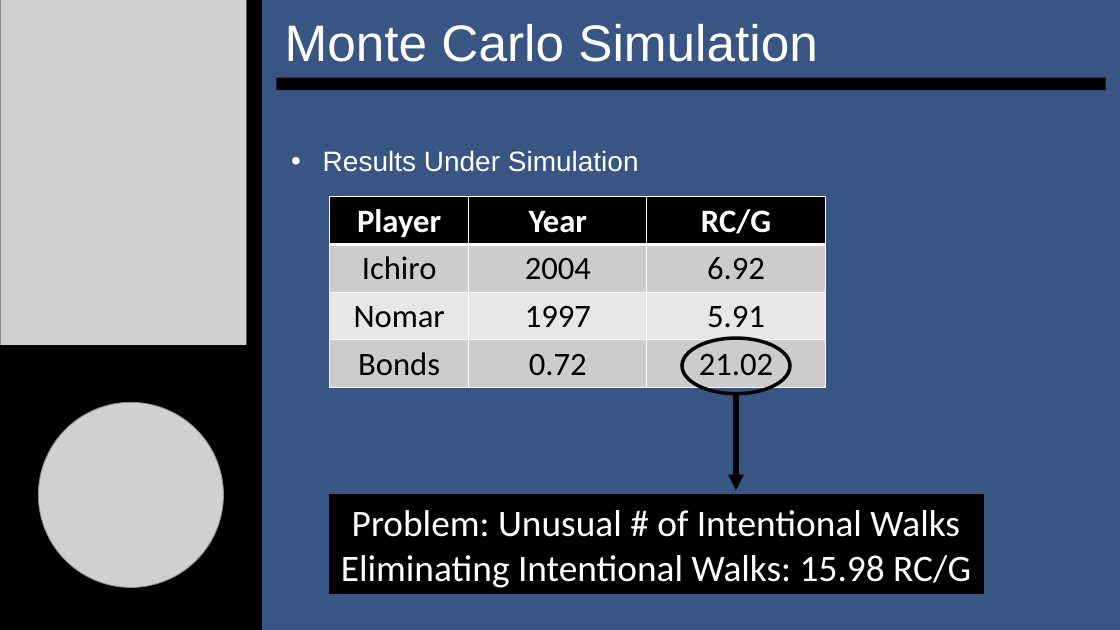
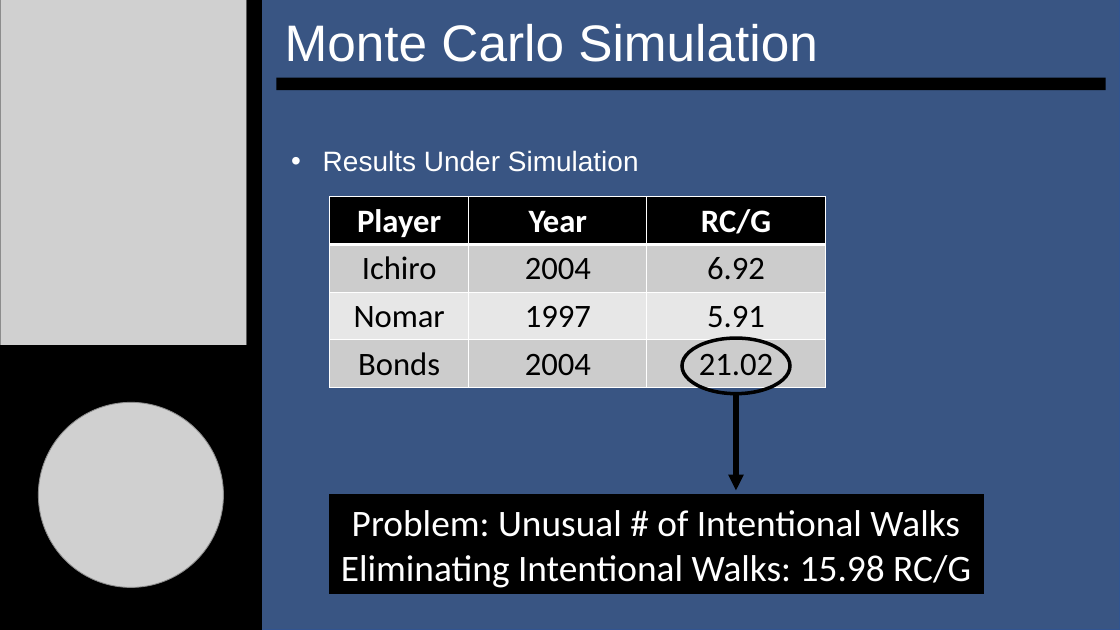
Before and after one commit to SuperMarioGiacomazzo/STOR538_WEBSITE, a slide deck: slide 9 of Slides/Baseball 4/Baseball_4_Lecture.pptx. Drawn at 1120x630 pixels with LibreOffice and Linux fonts; fonts in the diff are those of the drawing; grey boxes stand for pictures. Boxes give left, top, right and bottom in pixels: in the first picture for what was removed or moved away, otherwise in the second. Text is boxed around its words. In the diff, an @@ line names an element or a change of style, - is before the commit and + after.

```diff
--- a/Slides/Baseball 4/Baseball_4_Lecture.pptx
+++ b/Slides/Baseball 4/Baseball_4_Lecture.pptx
@@ table at box(329, 197, 825, 387) @@
-row 4, column 2: 0.72
+row 4, column 2: 2004
```
Also in this commit, not shown: 1 other file.
